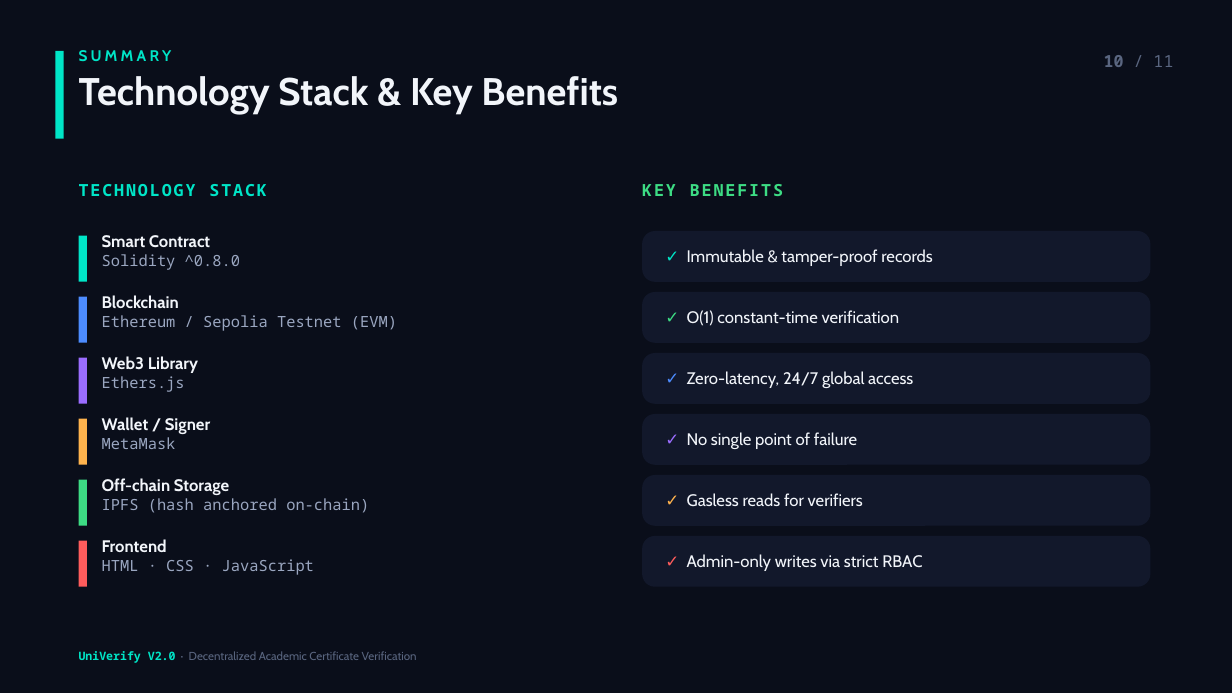
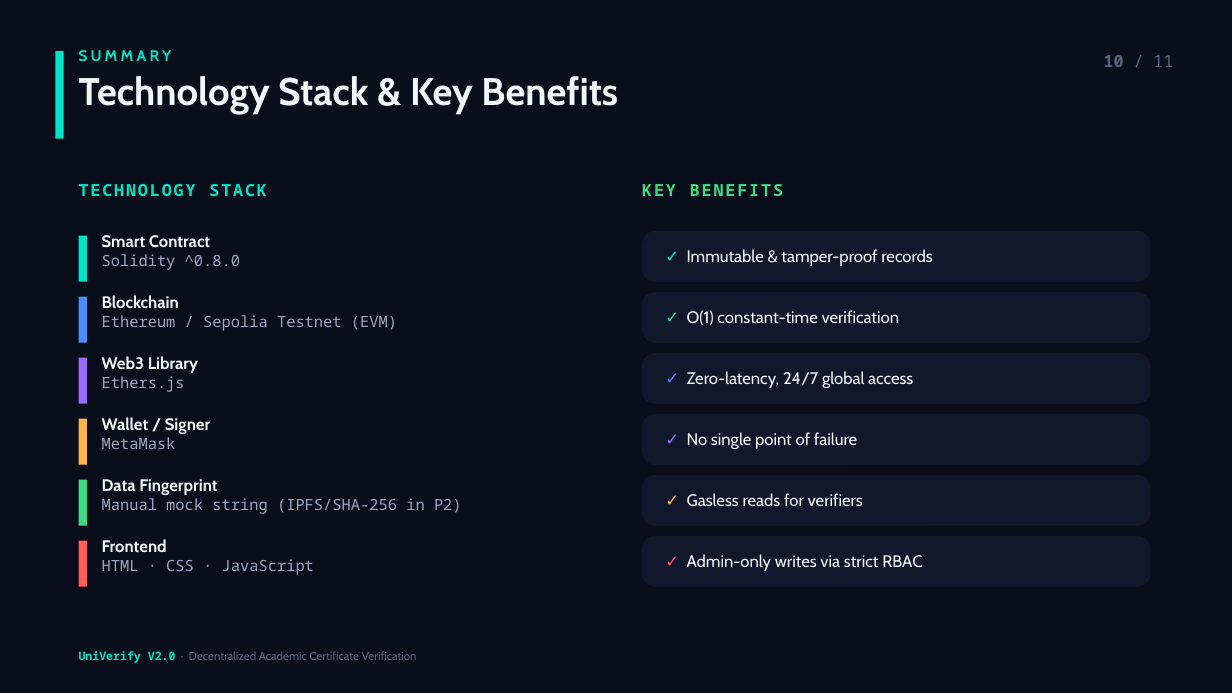
Before and after one commit to shaikmofficial-ai/univeridy-ppt, a slide deck: slide 10 of UniVerify_V2.0.pptx. Drawn at 1232x693 pixels with LibreOffice and Linux fonts; fonts in the diff are those of the drawing. Boxes give left, top, right and bottom in pixels: in the first picture for what was removed or moved away, otherwise in the second. Text is boxed around its words. In the diff, an @@ line names an element or a change of style, - is before the commit and + after.

Commit message:
Add publication-grade PDF; correct hash narrative (Phase-1 mock vs Phase-2 IPFS/SHA-256)

```diff
--- a/UniVerify_V2.0.pptx
+++ b/UniVerify_V2.0.pptx
@@ text at [102,479,462,514]: text changed @@
-Off-chain Storage
-IPFS (hash anchored on-chain)
+Data Fingerprint
+Manual mock string (IPFS/SHA-256 in P2)
```
Also in this commit, not shown: 3 other slides changed, 3 other files.
